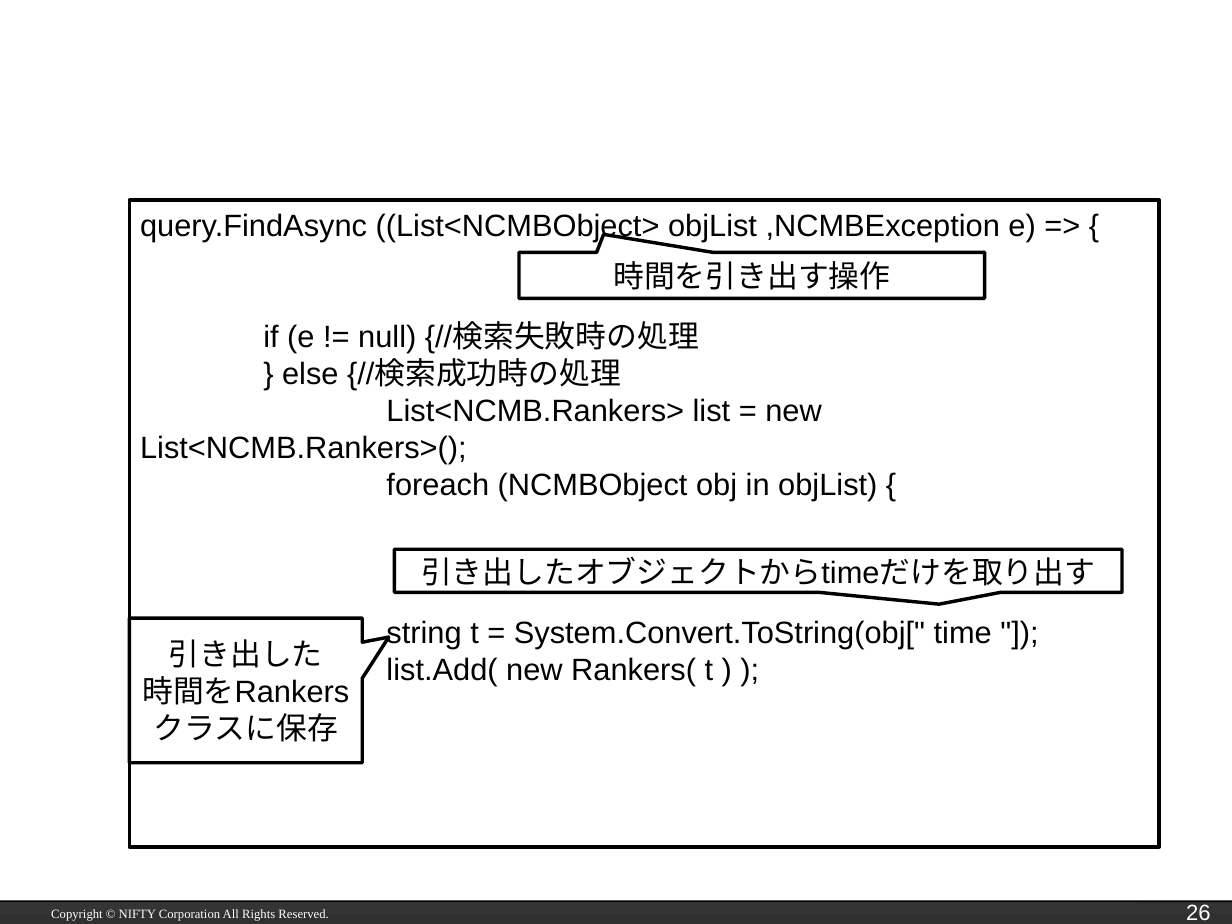
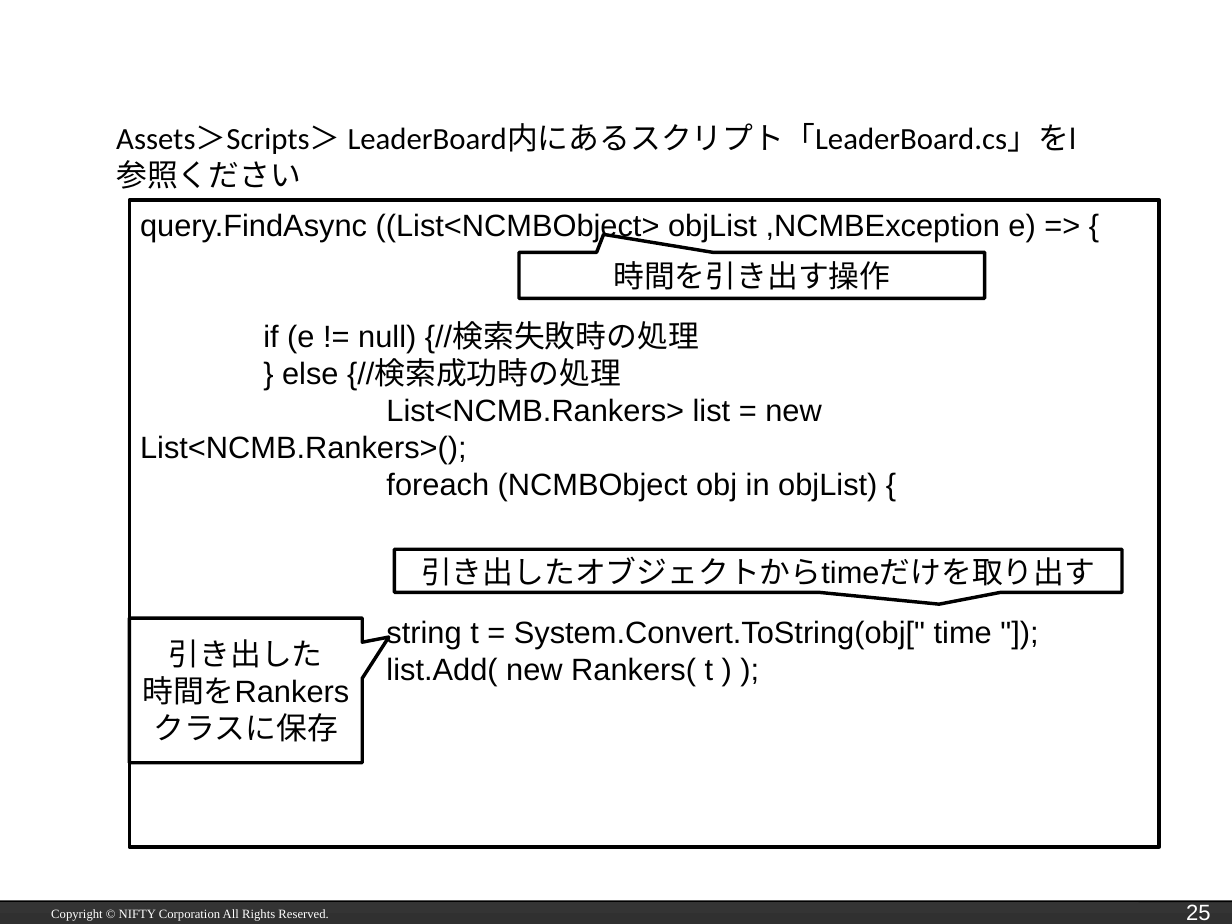
Before and after one commit to hounenhounen/test_hacoscon, a slide deck: slide 25 of NCMB_BitSummit_hacosco.pptx (slide 26 before the commit). Drawn at 1232x924 pixels with LibreOffice and Linux fonts; fonts in the diff are those of the drawing; background and template pictures are left out. Boxes give left, top, right and bottom in pixels: in the first picture for what was removed or moved away, otherwise in the second. Text is boxed around its words. In the diff, an @@ line names an element or a change of style, - is before the commit and + after.

```diff
--- a/NCMB_BitSummit_hacosco.pptx
+++ b/NCMB_BitSummit_hacosco.pptx
@@ text added at bbox=[116, 124, 1077, 189], 18 pt, text #000000 @@
+Assets＞Scripts＞ LeaderBoard内にあるスクリプト「LeaderBoard.cs」をl
+参照ください
@@ page number at bbox=[1186, 904, 1210, 920]: text changed @@
-26
+25
```
Also in this commit, not shown: 6 other slides changed, 2 slides added, 1 slide removed, 56 other files.
